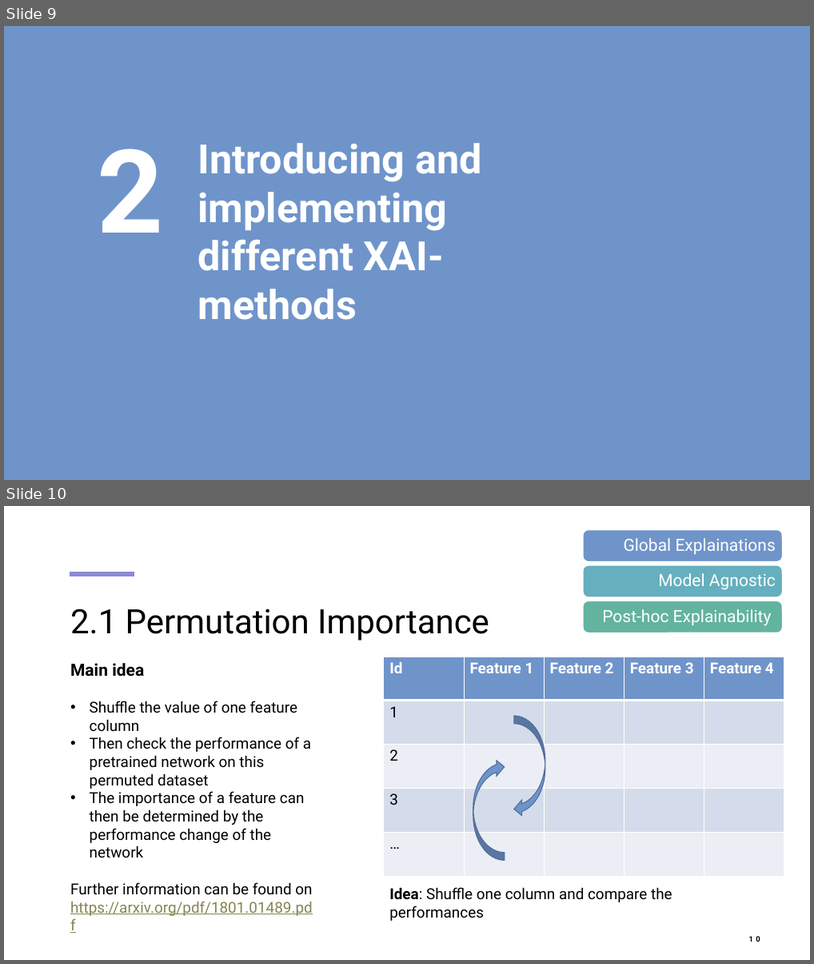
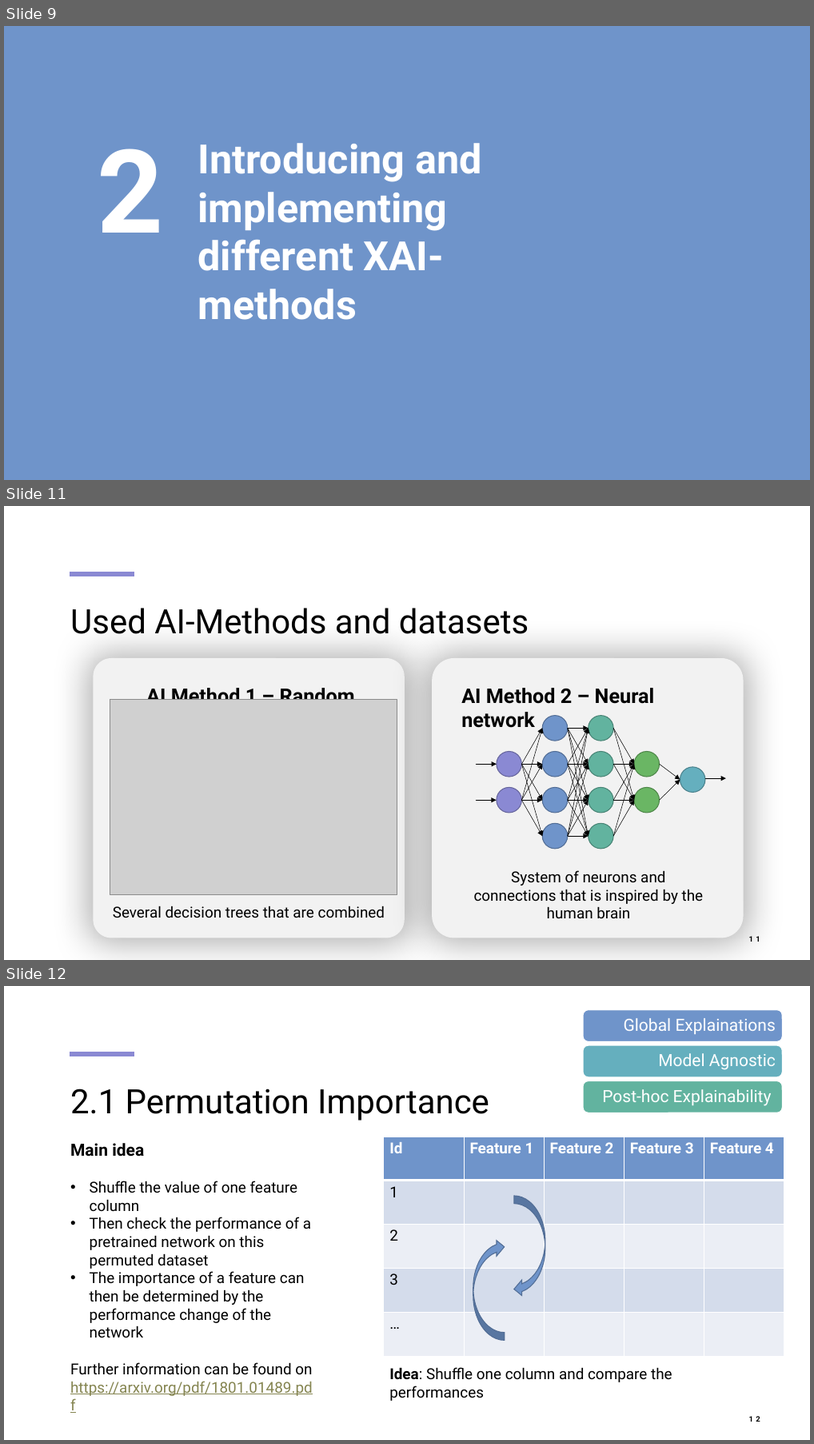
Before and after one commit to mahmouddraz/xai, a slide deck: Presentation Workshop.pptx. Shown one above the other, each under a label of ours: slides 9 and 10 before the commit, slides 9, 11 and 12 after it; the slides between them are not shown. The pictures are 814x964 and 814x1444 pixels, drawn with LibreOffice and Linux fonts; fonts in the diff are those of the drawing; grey boxes stand for pictures. Boxes give left, top, right and bottom in pixels: in the first picture for what was removed or moved away, otherwise in the second. Text is boxed around its words. In the diff, an @@ line names an element or a change of style, - is before the commit and + after.

Commit message:
added information about datasets and ai methods to the presentatiton

```diff
--- a/Presentation Workshop.pptx
+++ b/Presentation Workshop.pptx
@@ slide 11 added at (4,506,810,960), background #FFFFFF; not listed: 1 template element that a slide beside it also shows @@
@@ title added at (70,608,529,634), 40 pt, text #000000 @@
+Used AI-Methods and datasets
@@ rounded rectangle added at (93,658,405,937), fill #F2F2F2 @@
@@ rounded rectangle added at (432,658,744,937), fill #F2F2F2 @@
@@ text added at (146,688,355,700), 24 pt, text #000000, bold @@
+AI Method 1 – Random Forest
@@ text added at (462,688,655,728), 24 pt, text #000000, bold @@
+AI Method 2 – Neural network
@@ picture added at (110,700,398,895) @@
@@ group added at (476,716,726,848): 37 arrows, 13 ellipses @@
@@ text added at (474,870,704,918), 18 pt, text #000000 @@
+System of neurons and connections that is inspired by the human brain
@@ text added at (113,905,385,917), 18 pt, text #000000 @@
+Several decision trees that are combined
@@ page number added at (750,936,761,941), 9 pt, text #000000, bold @@
+11
@@ what was slide 10 is now slide 12 @@
```
Also in this commit, not shown: 3 slides changed, 1 other slide added, 1 other file.
